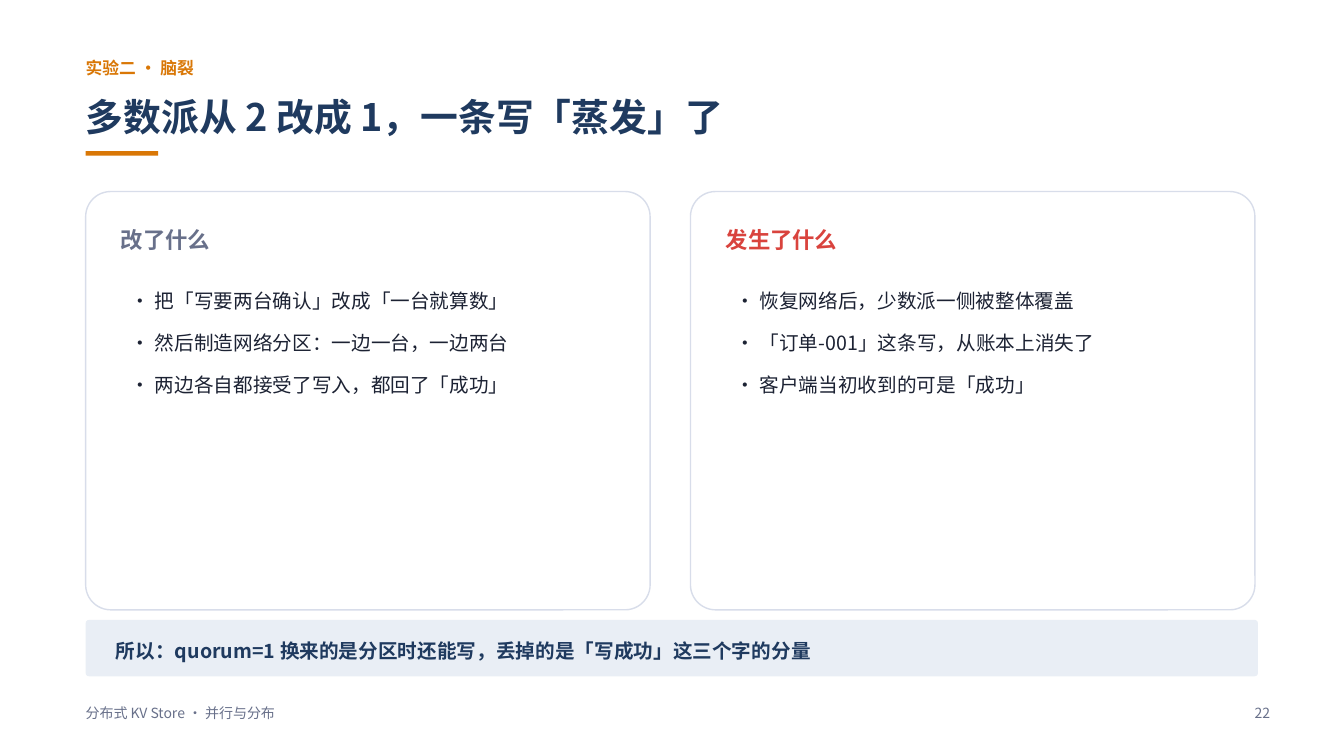
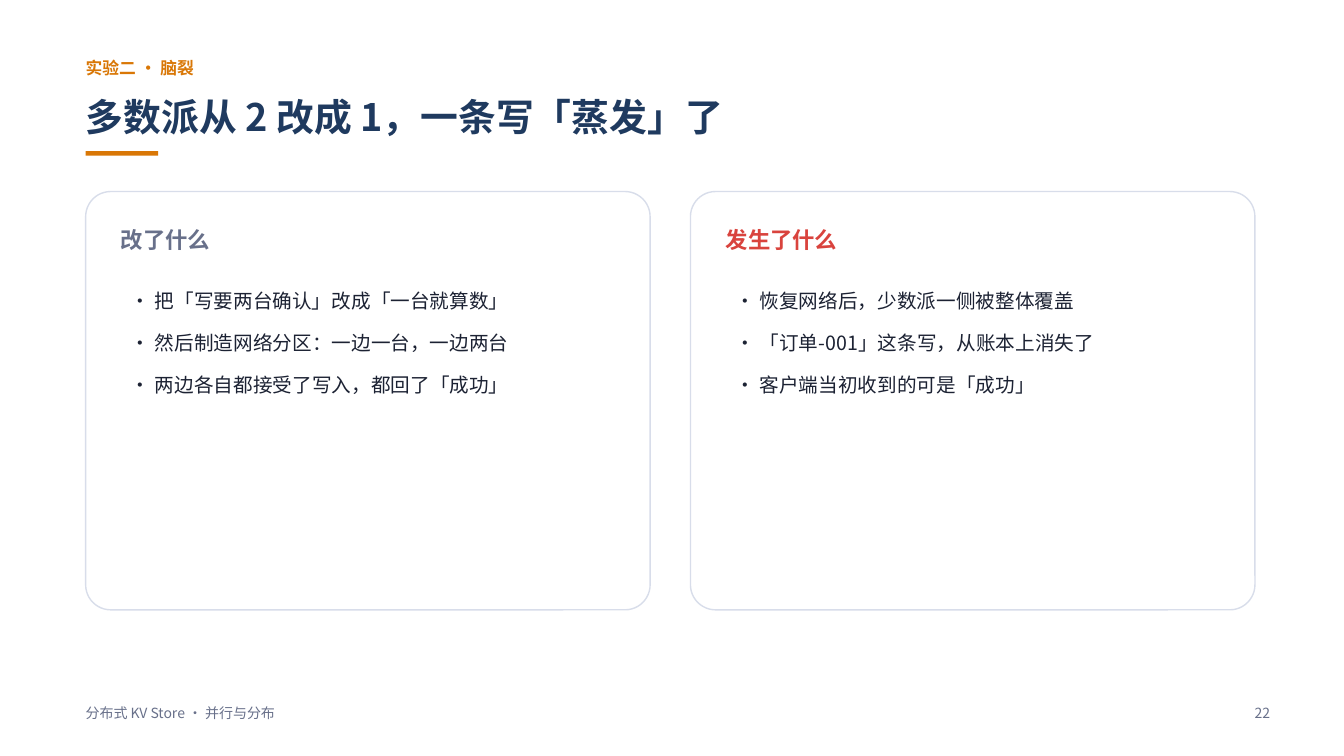
Before and after one commit to L1tiansuo/distributed-kv-store, a slide deck: slide 22 of ppt/分布式KV Store 讲解_v2.pptx. Drawn at 1344x756 pixels with LibreOffice and Linux fonts; fonts in the diff are those of the drawing. Boxes give left, top, right and bottom in pixels: in the first picture for what was removed or moved away, otherwise in the second. Text is boxed around its words. In the diff, an @@ line names an element or a change of style, - is before the commit and + after.

```diff
--- a/ppt/分布式KV Store 讲解_v2.pptx
+++ b/ppt/分布式KV Store 讲解_v2.pptx
@@ rounded rectangle removed at (x1=86, y1=620, x2=1258, y2=677) @@
@@ text removed at (x1=116, y1=641, x2=811, y2=663) @@
-所以：quorum=1 换来的是分区时还能写，丢掉的是「写成功」这三个字的分量
```
Also in this commit, not shown: 27 other slides changed, 3 other files.
